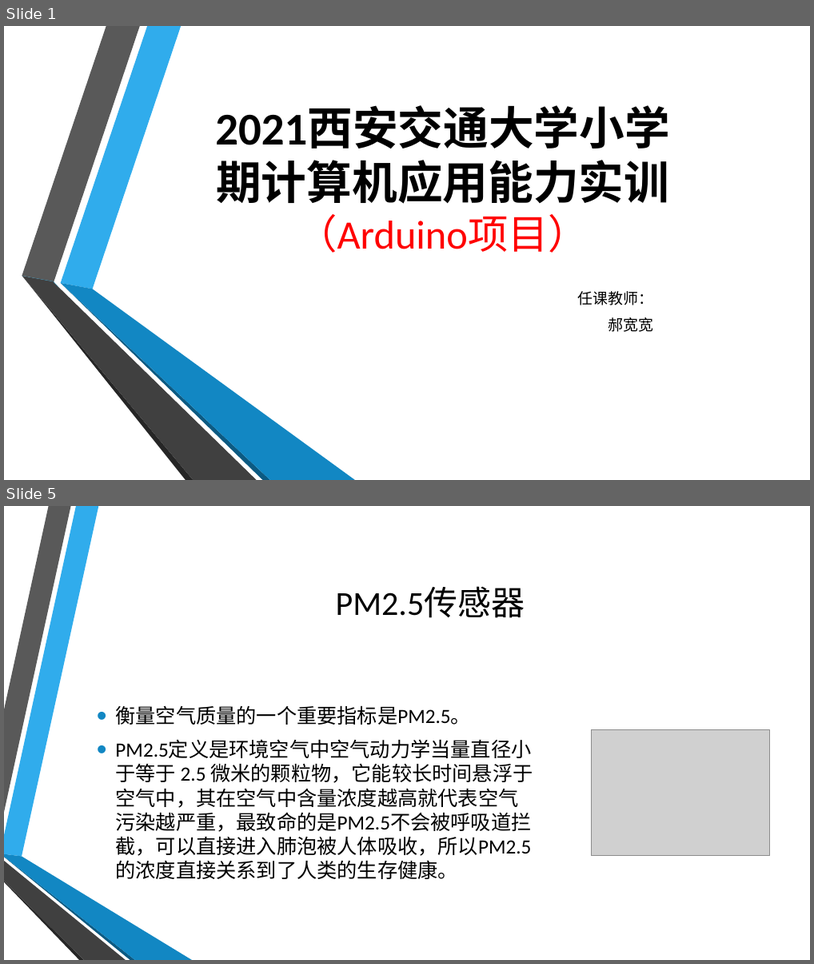
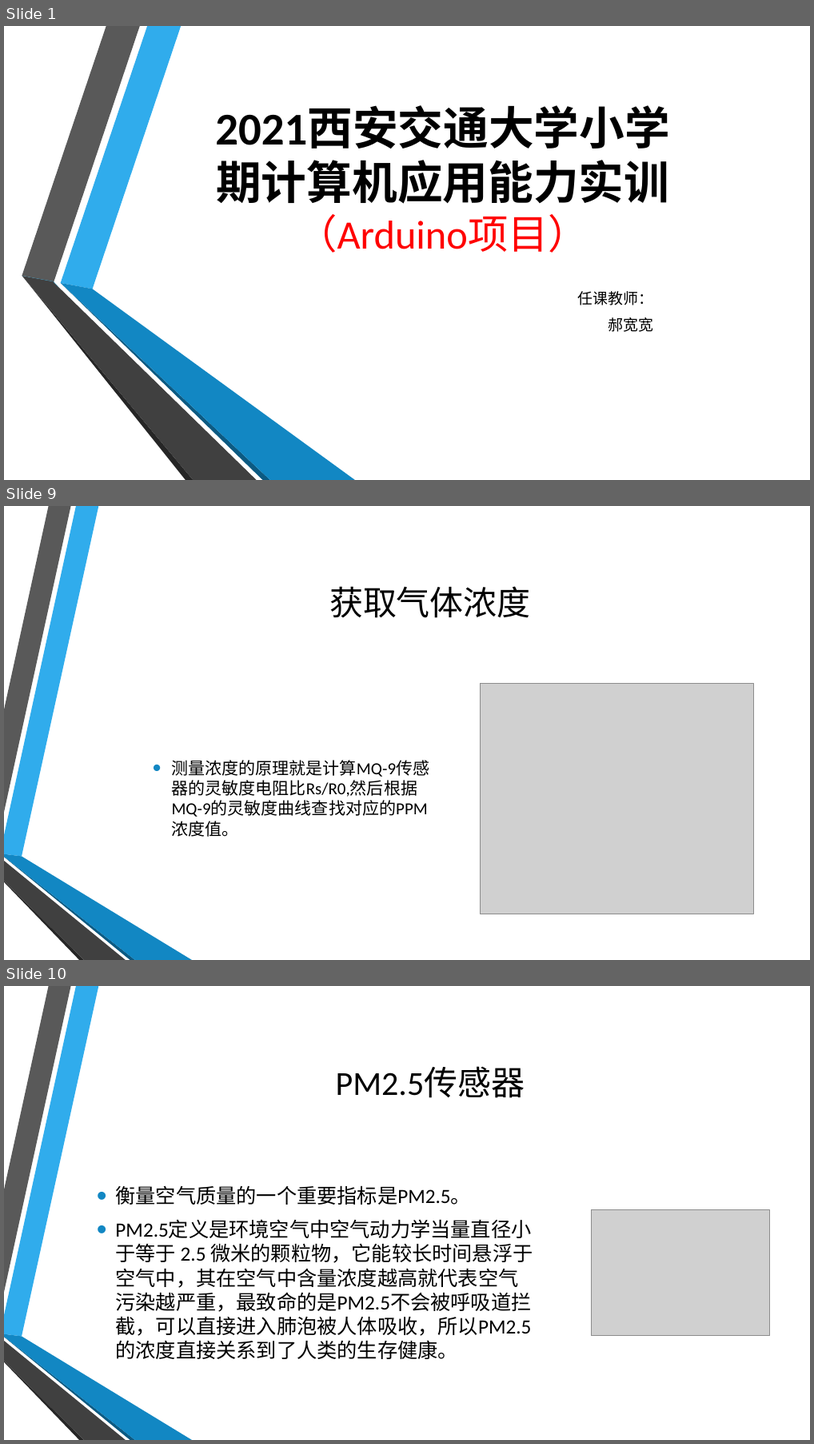
Before and after one commit to coco-hkk/arduino-courses, a slide deck: 7/7.pptx. Shown one above the other, each under a label of ours: slides 1 and 5 before the commit, slides 1, 9 and 10 after it; the slides between them are not shown. The pictures are 814x964 and 814x1444 pixels, drawn with LibreOffice and Linux fonts; fonts in the diff are those of the drawing; grey boxes stand for pictures; background and template pictures are left out. Boxes give left, top, right and bottom in pixels: in the first picture for what was removed or moved away, otherwise in the second. Text is boxed around its words. In the diff, an @@ line names an element or a change of style, - is before the commit and + after.

```diff
--- a/7/7.pptx
+++ b/7/7.pptx
@@ slide 9 added at (4, 506, 810, 960), background picture (left out); not listed: 6 template elements that a slide beside it also shows @@
@@ title added at (330, 586, 531, 618), 40 pt, text #000000 @@
+获取气体浓度
@@ picture added at (481, 684, 754, 914) @@
@@ text added at (172, 760, 430, 836), 20 pt, text #000000 @@
+• 测量浓度的原理就是计算MQ-9传感器的灵敏度电阻比Rs/R0,然后根据MQ-9的灵敏度曲线查找对应的PPM浓度值。
@@ what was slide 5 is now slide 10 @@
```
Also in this commit, not shown: 3 slides changed, 4 other slides added, 5 other files.
